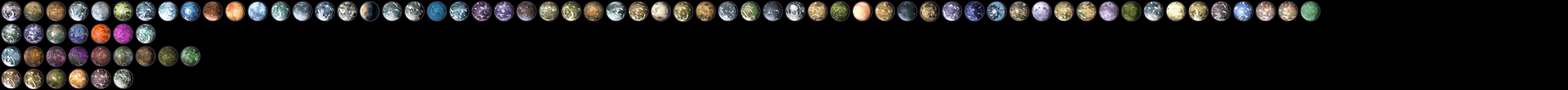
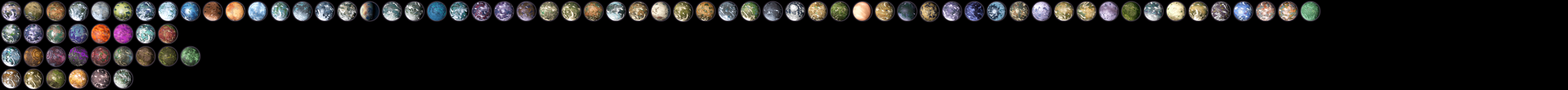
Layered file, before and after one edit (1568 x 90). Changes by layer:
added layer "Layer 91" above "Layer 90" over (158, 24, 178, 44)
